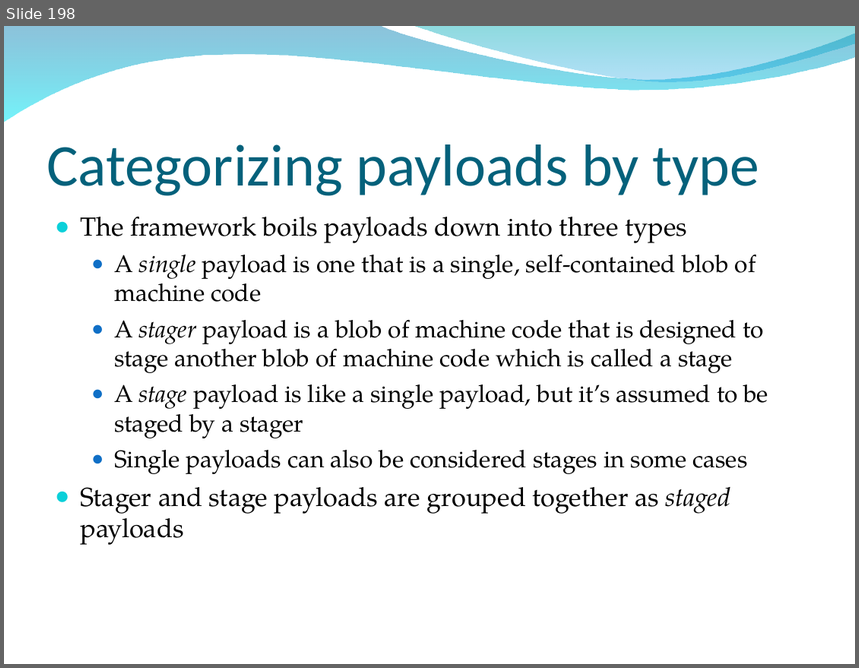
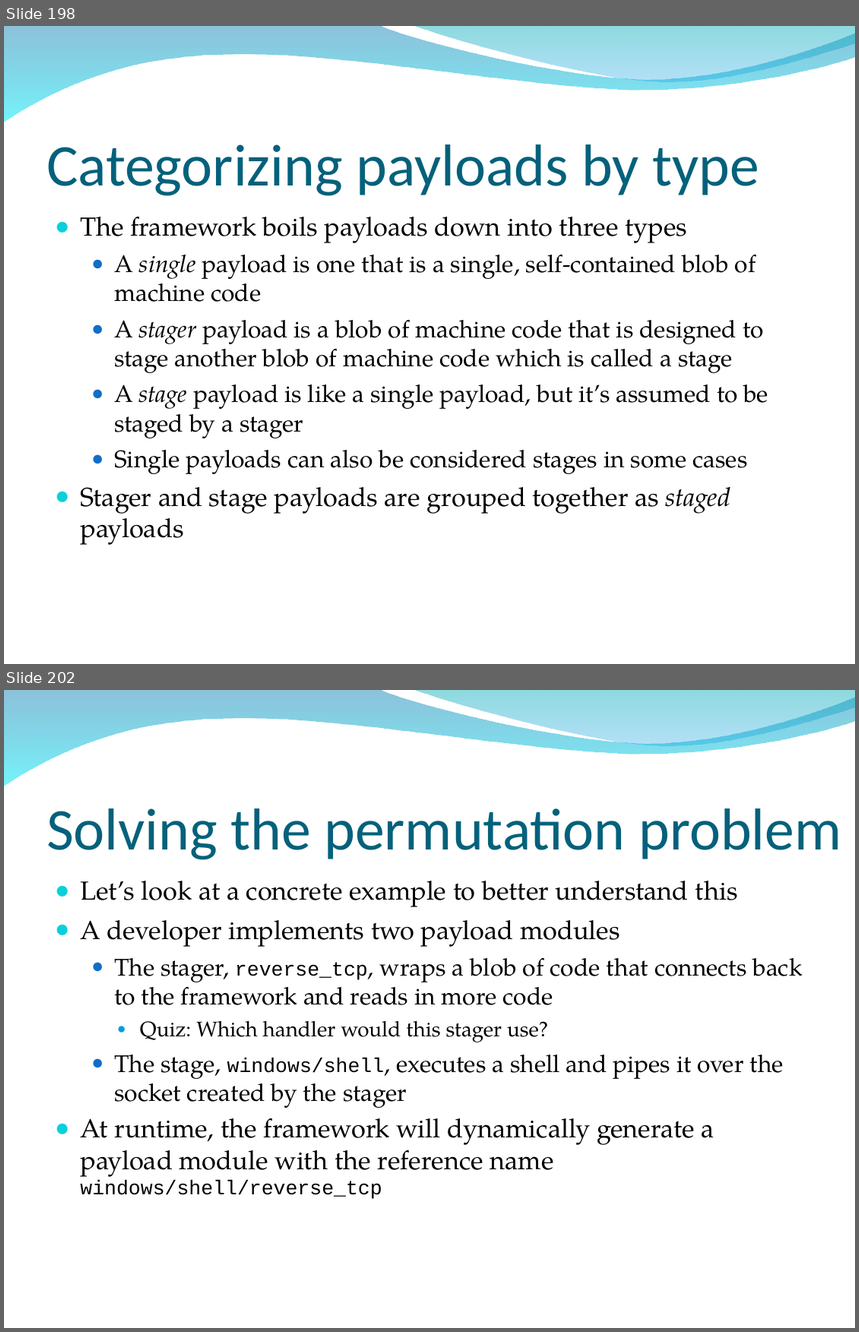
Before and after one commit to radar-webhook-testing/metasploit-framework-commits, a slide deck: dev/materials/msf3_internals_training/slides/bh_training_deck.ppt. Shown one above the other, each under a label of ours: slide 198 before the commit, slides 198 and 202 after it; the slides between them are not shown. The pictures are 859x668 and 859x1332 pixels, drawn with LibreOffice and Linux fonts; fonts in the diff are those of the drawing; background and template pictures are left out. Boxes give left, top, right and bottom in pixels: in the first picture for what was removed or moved away, otherwise in the second. Text is boxed around its words. In the diff, an @@ line names an element or a change of style, - is before the commit and + after.

```diff
--- a/dev/materials/msf3_internals_training/slides/bh_training_deck.ppt
+++ b/dev/materials/msf3_internals_training/slides/bh_training_deck.ppt
@@ slide 202 added at box(4, 690, 855, 1328), background picture (left out); not listed: 2 template elements that a slide beside it also shows @@
@@ title added at box(47, 809, 842, 860), 50 pt, text #04617B @@
+Solving the permutation problem
@@ text added at box(80, 881, 802, 1199), 22.1 pt, text #000000 @@
+● Let’s look at a concrete example to better understand this
+● A developer implements two payload modules
+  ● The stager, reverse_tcp, wraps a blob of code that connects back to the framework and reads in more code
+    ● Quiz: Which handler would this stager use?
+  ● The stage, windows/shell, executes a shell and pipes it over the socket created by the stager
+● At runtime, the framework will dynamically generate a payload module with the reference name windows/shell/reverse_tcp
```
Also in this commit, not shown: 6 slides changed, 21 other slides added, 4 slides removed.
